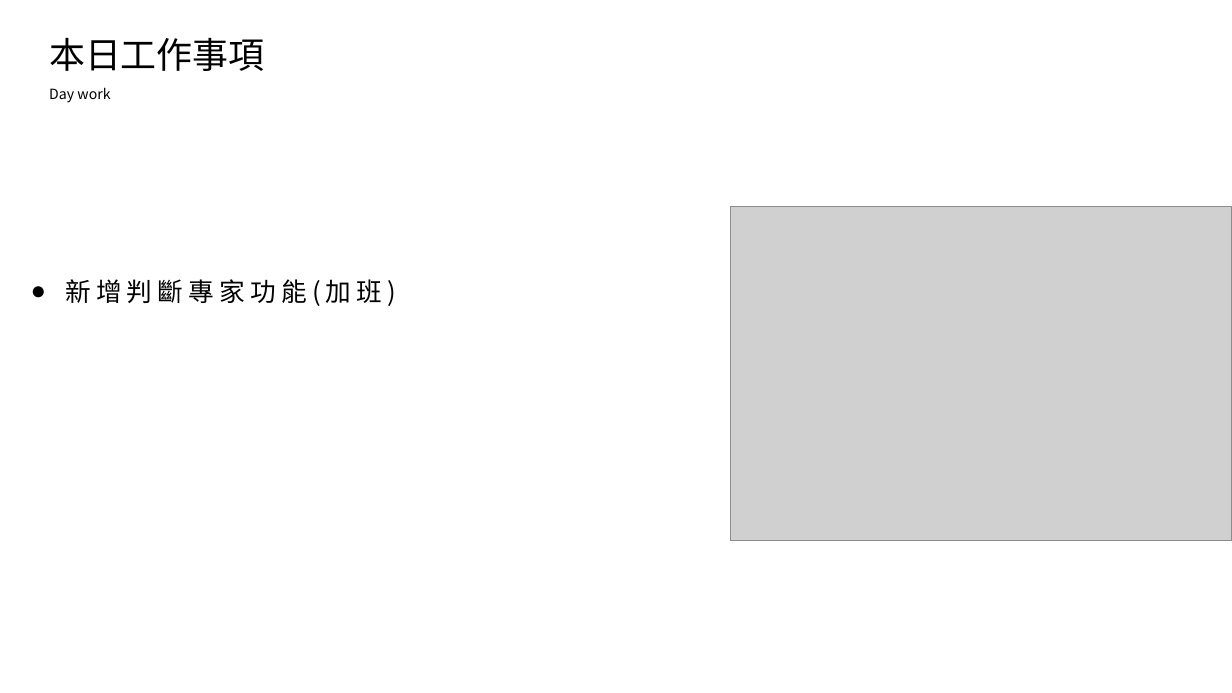
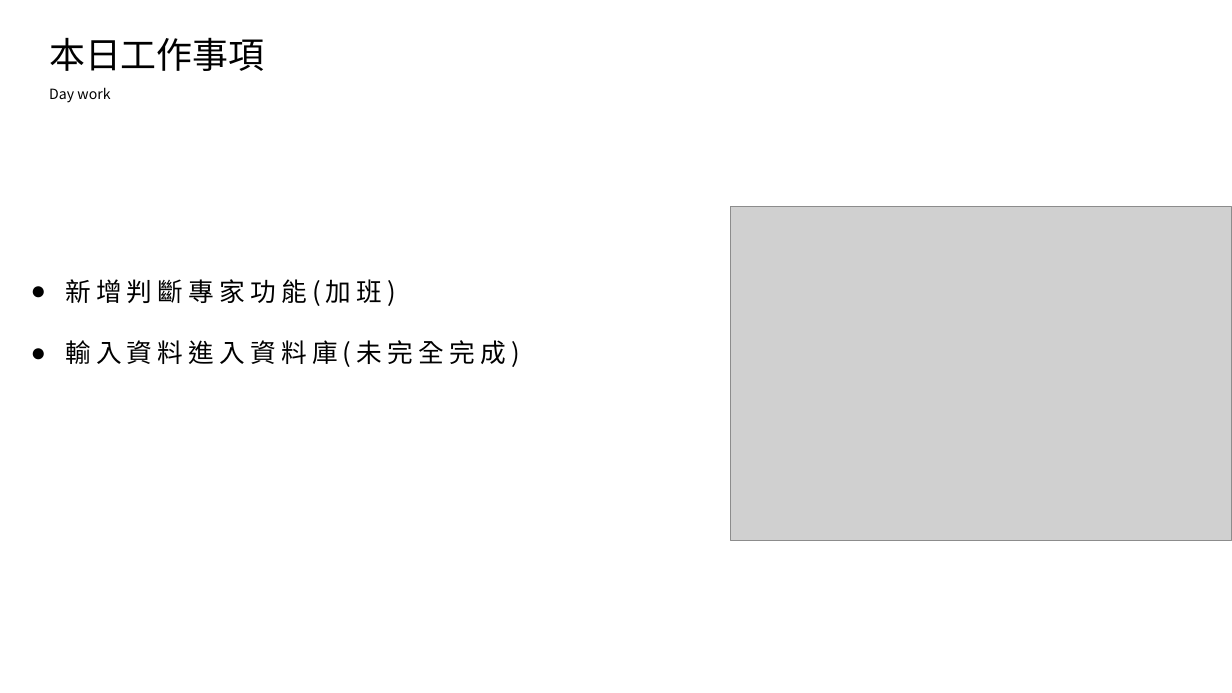
Before and after one commit to king637324/KnowledgeGreenhouseSystem, a slide deck: slide 2 of 工作日報_葉柏漢/2021.10/2021.10.05(加班)_2021.10.06工作日報_葉柏漢.pptx. Drawn at 1232x693 pixels with LibreOffice and Linux fonts; fonts in the diff are those of the drawing; grey boxes stand for pictures. Boxes give left, top, right and bottom in pixels: in the first picture for what was removed or moved away, otherwise in the second. Text is boxed around its words. In the diff, an @@ line names an element or a change of style, - is before the commit and + after.

```diff
--- a/工作日報_葉柏漢/2021.10/2021.10.05(加班)_2021.10.06工作日報_葉柏漢.pptx
+++ b/工作日報_葉柏漢/2021.10/2021.10.05(加班)_2021.10.06工作日報_葉柏漢.pptx
@@ text at [65, 340, 519, 367]: paragraph added @@
+● 輸入資料進入資料庫(未完全完成)
```
Also in this commit, not shown: 1 slide added, 5 other files.
